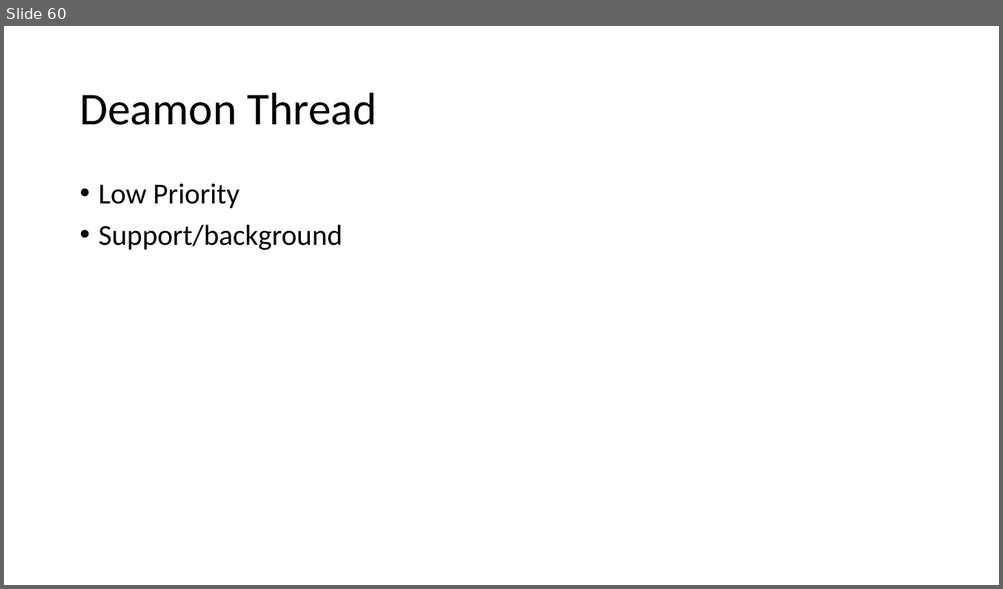
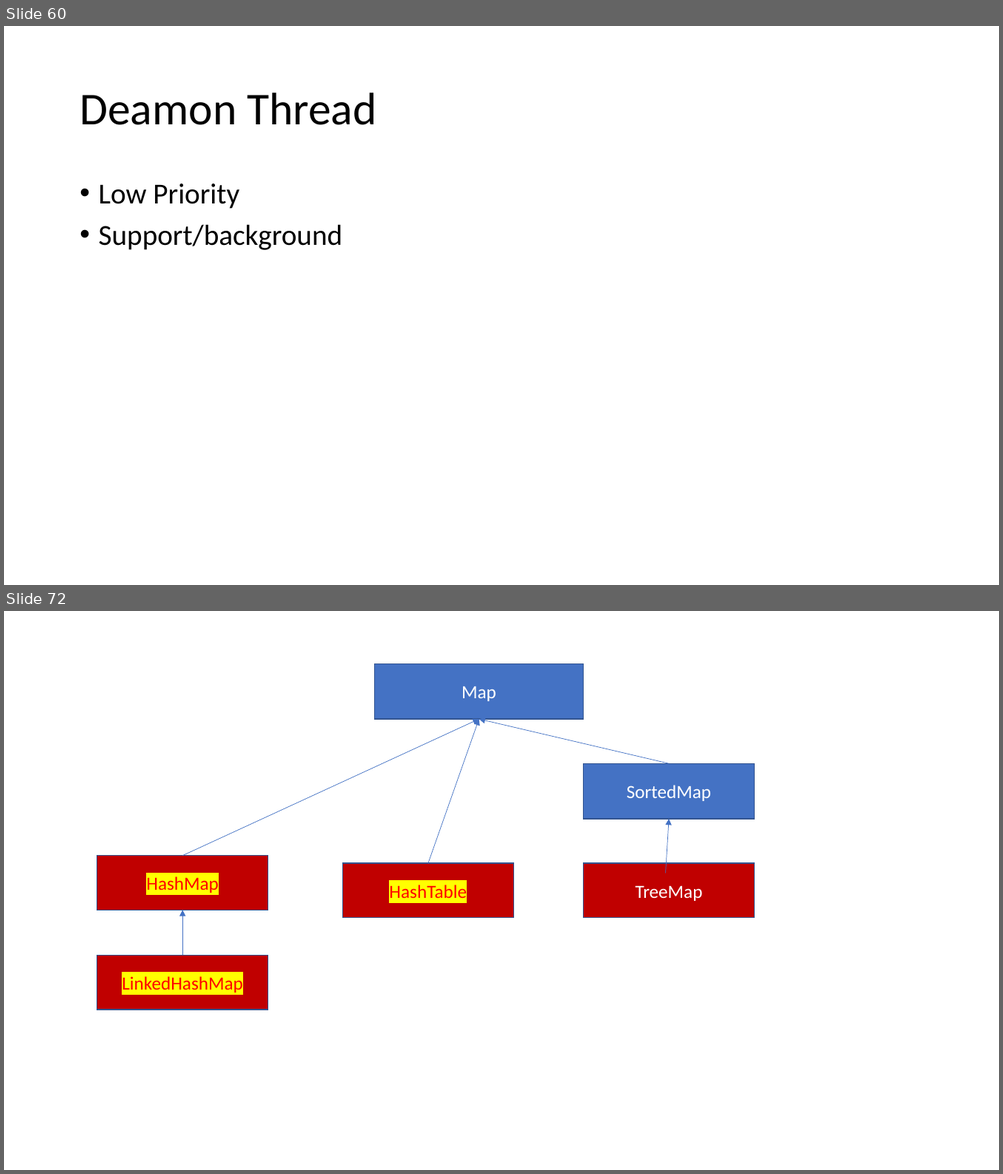
Before and after one commit to caprepo/java-jul, a slide deck: Java.pptx. Shown one above the other, each under a label of ours: slide 60 before the commit, slides 60 and 72 after it; the slides between them are not shown. The pictures are 1003x589 and 1003x1174 pixels, drawn with LibreOffice and Linux fonts; fonts in the diff are those of the drawing. Boxes give left, top, right and bottom in pixels: in the first picture for what was removed or moved away, otherwise in the second. Text is boxed around its words. In the diff, an @@ line names an element or a change of style, - is before the commit and + after.

```diff
--- a/Java.pptx
+++ b/Java.pptx
@@ slide 72 added at (4,611,999,1170), background #FFFFFF @@
@@ rectangle added at (375,664,583,719), fill #4472C4, outline #325491 1 pt, 18 pt, text #FFFFFF @@
+Map
@@ arrow added from (182, 856) to (479, 719), #4472C4 0.5 pt @@
@@ arrow added from (428, 863) to (479, 719), #4472C4 0.5 pt @@
@@ arrow added from (669, 764) to (479, 719), #4472C4 0.5 pt @@
@@ rectangle added at (583,764,754,819), fill #4472C4, outline #325491 1 pt, 18 pt, text #FFFFFF @@
+SortedMap
@@ arrow added from (666, 874) to (669, 819), #4472C4 0.5 pt @@
@@ rectangle added at (97,856,268,910), fill #C00000, outline #325491 1 pt, 18 pt, text #FF0000 @@
+HashMap
@@ rectangle added at (343,863,514,917), fill #C00000, outline #325491 1 pt, 18 pt, text #FF0000 @@
+HashTable
@@ rectangle added at (583,863,754,917), fill #C00000, outline #325491 1 pt, 18 pt, text #FFFFFF @@
+TreeMap
@@ arrow added from (182, 956) to (182, 910), #4472C4 0.5 pt @@
@@ rectangle added at (97,956,268,1010), fill #C00000, outline #325491 1 pt, 18 pt, text #FF0000 @@
+LinkedHashMap
```
Also in this commit, not shown: 21 other slides added, 1 other file.
